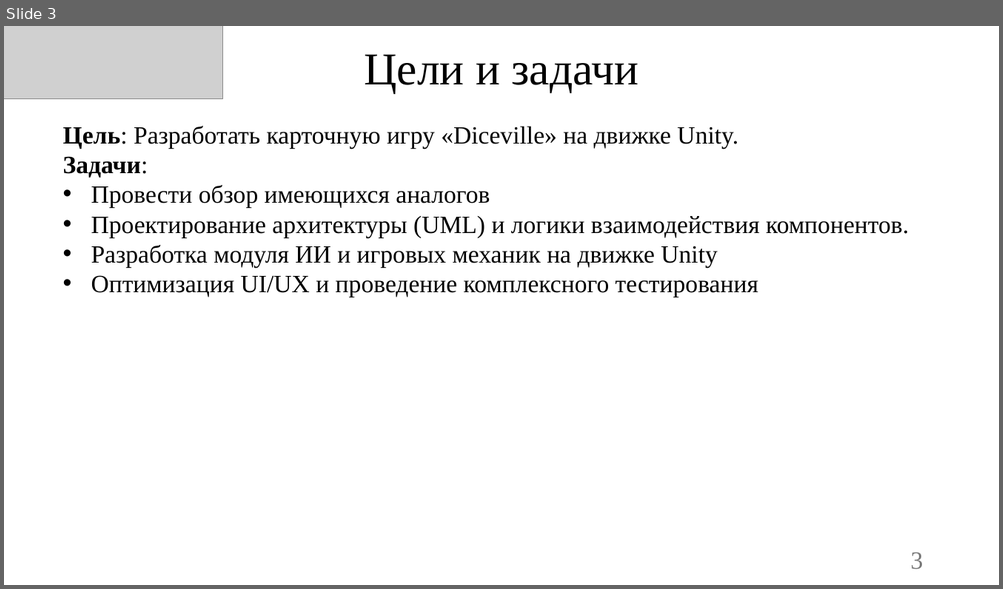
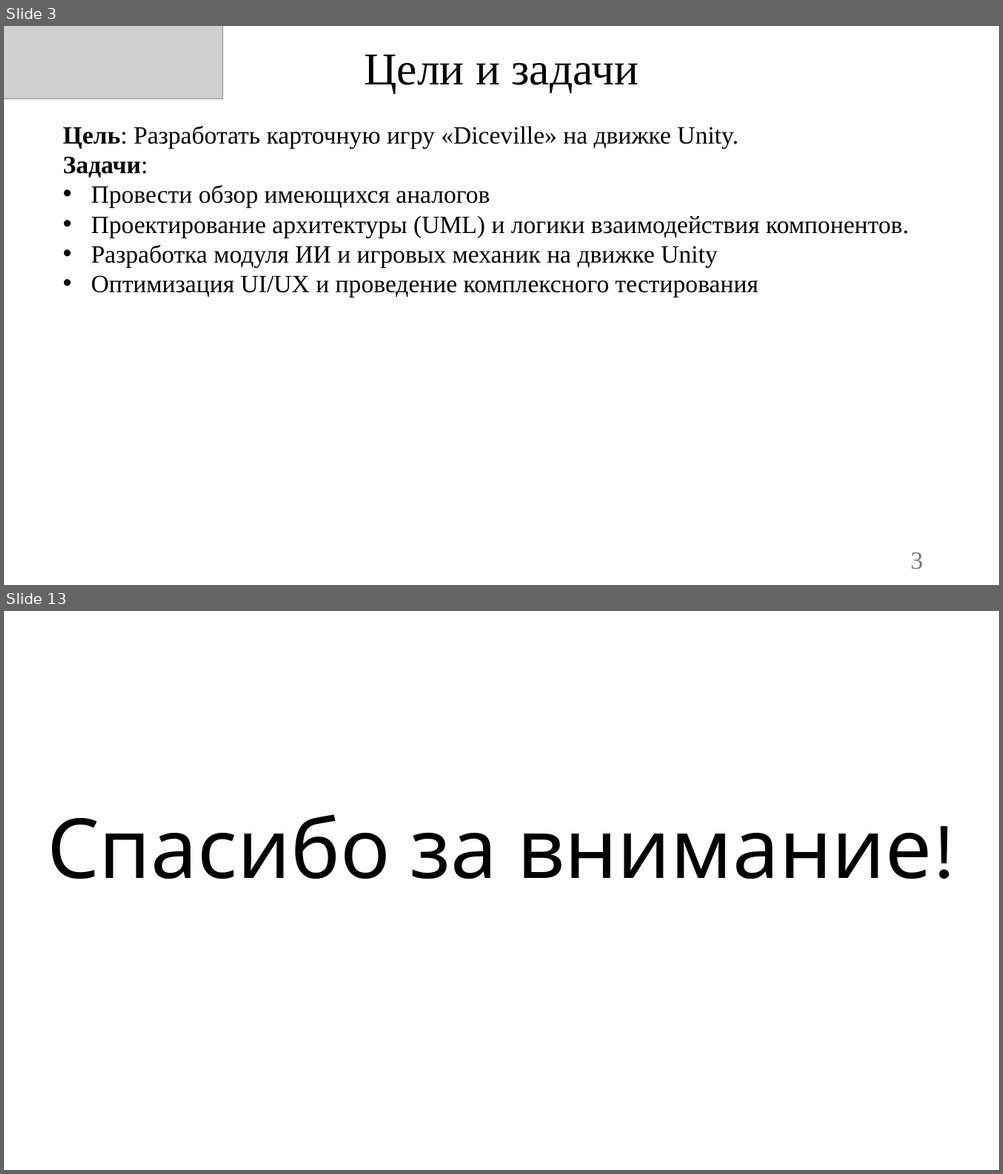
Before and after one commit to Owl-Man/ISPM, a slide deck: УПИС_Задание_№10/Презентация Diceville.pptx. Shown one above the other, each under a label of ours: slide 3 before the commit, slides 3 and 13 after it; the slides between them are not shown. The pictures are 1003x589 and 1003x1174 pixels, drawn with LibreOffice and Linux fonts; fonts in the diff are those of the drawing; grey boxes stand for pictures; background and template pictures are left out. Boxes give left, top, right and bottom in pixels: in the first picture for what was removed or moved away, otherwise in the second. Text is boxed around its words. In the diff, an @@ line names an element or a change of style, - is before the commit and + after.

```diff
--- a/УПИС_Задание_№10/Презентация Diceville.pptx
+++ b/УПИС_Задание_№10/Презентация Diceville.pptx
@@ slide 13 added at (4, 611, 999, 1170), background picture (left out) @@
@@ title added at (47, 815, 932, 879), 80 pt, text #000000 @@
+Спасибо за внимание!
```
Also in this commit, not shown: 1 slide changed, 9 other slides added, 1 slide removed.
